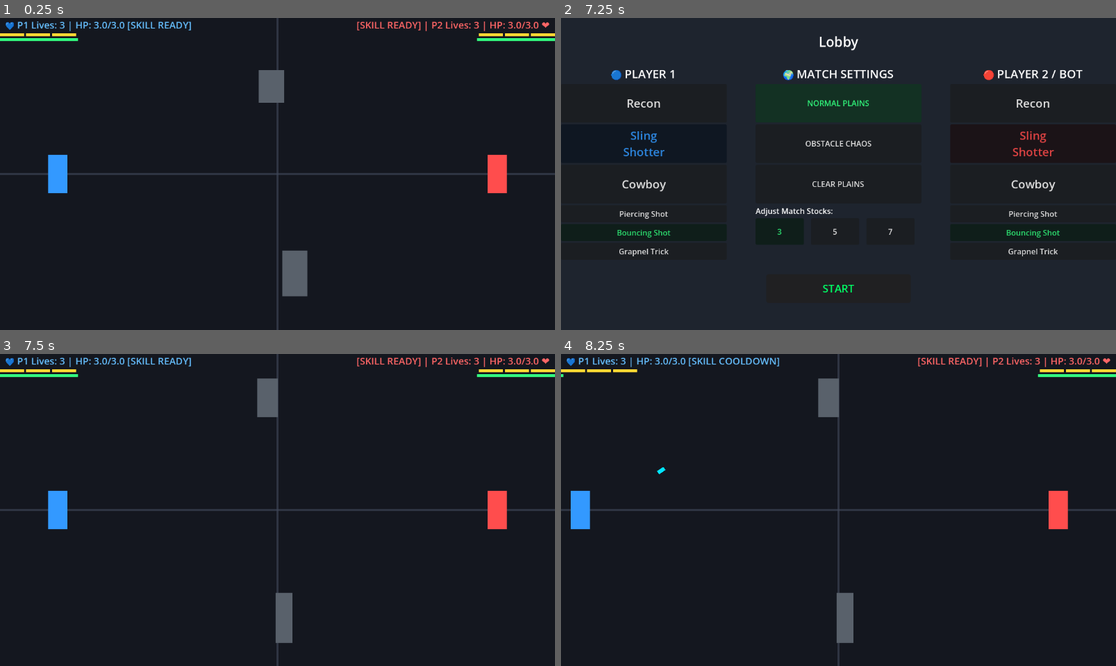
Above: before the commit, frames 1-4 (two rows, left to right).
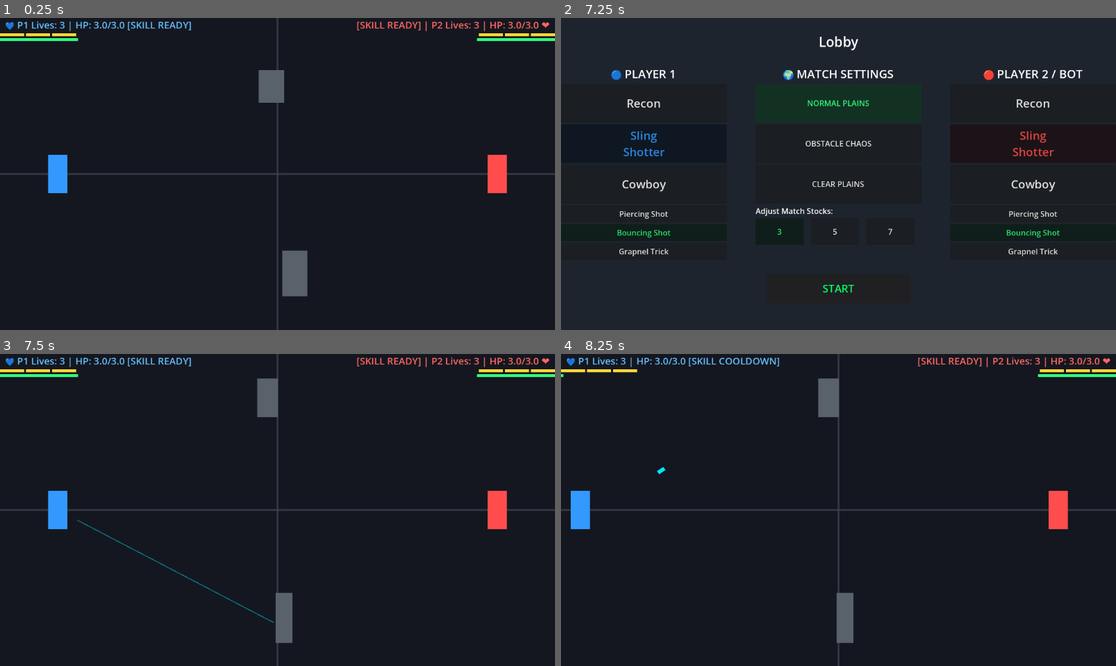
Above: after the commit, the same moments.

Repository: 548778-stack/Little-Duelers
Game: Godot game, scene res://CombatArena.tscn
Two runs of this game, one before a commit and one after it. Both use one fixed random seed, a clock stepped at 60 frames per second and the inputs below. This scene is started directly instead of the project's main scene.
Inputs (mouse positions are in pixels of both pictures, inside the frame that each line leads up to):
- Up to frame 1 (0.25 s): no input
- Up to frame 2 (7.25 s): tap Enter at 0.5 s; move the mouse to (960, 158) at 0.52 s; hold D (move_right) 0.53-1.28 s; hold Middle mouse button (attack_ability) 0.53-1.28 s; move the mouse to (727, 189) at 1.27 s; hold S (move_down) 1.28-2.03 s; tap Middle mouse button (attack_ability) at 1.35, 2.3, 3.05 s; move the mouse to (894, 105) at 2.02 s; press the mouse at (894, 105) at 2.03 s; hold D (move_right) 2.03-2.78 s; tap Space at 2.75 s; move the mouse to (810, 236) at 2.77 s; release the mouse at (810, 236) at 2.78 s; hold W (move_up) 2.78-3.53 s; right-click (810, 236) at 2.85 s; move the mouse to (1005, 220) at 3.52 s; hold A (move_left) 3.53-4.25 s; hold Middle mouse button (attack_ability) 3.53-4.25 s; tap R at 3.6 s; click "Bouncing Shot" at 4.25 s; click "Bouncing Shot" at 5 s; click "NORMAL PLAINS" at 5.75 s; click "NORMAL PLAINS" at 6.5 s
- Up to frame 3 (7.5 s): click "START" at 7.25 s
- Up to frame 4 (8.25 s): tap Enter at 8 s; move the mouse to (672, 463) at 8.02 s; hold A (move_left) from 8.03 s (still down); tap Middle mouse button (attack_ability) at 8.1 s

Frames 1-2 are identical in both runs. In frame 3, 0.2% of the frame differs, in the area x 13-50%, y 53-87%; in frame 4, nothing differs.

Commit message:
Slingshotter Bouncing Shot aim preview (shooter only); Recons Eye bullets fade and vanish after 3s

Diff:
--- a/BasePlayer.gd
+++ b/BasePlayer.gd
@@ -65,6 +65,106 @@
 	else:
 		player_id = 2
 		if has_node("ColorRect"): $ColorRect.color = Color(1.0, 0.3, 0.3)
+
+# --- BOUNCING SHOT AIM PREVIEW (only drawn on the shooter's own screen) ---
+const BOUNCE_MARGIN: float = 15.0      # must match the wall margin in Projectile.gd
+const BOUNCE_COUNT: int = 3            # must match max_bounces in Projectile.gd
+var bounce_preview: Line2D = null
+
+func _process(_delta: float) -> void:
+	_update_bounce_preview()
+
+func _update_bounce_preview() -> void:
+	var show = selected_ability == "Bouncing Shot" and _is_locally_controlled() and _arena_active()
+	if show:
+		var arena = get_parent()
+		show = local_ability_timer >= arena.active_ability_cooldown_time
+	if not show:
+		if bounce_preview: bounce_preview.visible = false
+		return
+
+	if bounce_preview == null:
+		bounce_preview = Line2D.new()
+		bounce_preview.top_level = true          # draw in world coordinates, not relative to the player
+		bounce_preview.width = 2.0
+		bounce_preview.default_color = Color(0.0, 0.9, 1.0, 0.45)
+		bounce_preview.z_index = 5
+		add_child(bounce_preview)
+	bounce_preview.visible = true
+	bounce_preview.global_position = Vector2.ZERO
+	bounce_preview.points = _predict_bounce_path(global_position.direction_to(get_global_mouse_position()))
+
+# Traces the same path Projectile.gd will fly: off the screen edges up to 3 times,
+# stopping early if it would hit an obstacle (non-piercing bullets break on walls).
+func _predict_bounce_path(dir: Vector2) -> PackedVector2Array:
+	var view = get_viewport_rect().size
+	var lo = Vector2(BOUNCE_MARGIN, BOUNCE_MARGIN)
+	var hi = view - lo
+	var pos = global_position + dir.normalized() * 45.0
+	var d = dir.normalized()
+	var points = PackedVector2Array([pos])
+	if d == Vector2.ZERO: return points
+
+	var obstacles: Array[Rect2] = []
+	for child in get_parent().get_children():
+		if String(child.name).begins_with("Obstacle_"):
+			var shape_node = child.get_node_or_null("CollisionShape2D")
+			if shape_node == null:
+				for c in child.get_children():
+					if c is CollisionShape2D: shape_node = c
+			if shape_node and shape_node.shape is RectangleShape2D:
+				var sz = shape_node.shape.size
+				obstacles.append(Rect2(child.global_position - sz / 2.0, sz))
+
+	# The bullet breaks on its 3rd wall hit, so the line ends at the 3rd wall.
+	for i in range(BOUNCE_COUNT):
+		# Distance to the next screen edge
+		var tx = INF
+		var ty = INF
+		if d.x > 0.0: tx = (hi.x - pos.x) / d.x
+		elif d.x < 0.0: tx = (lo.x - pos.x) / d.x
+		if d.y > 0.0: ty = (hi.y - pos.y) / d.y
+		elif d.y < 0.0: ty = (lo.y - pos.y) / d.y
+		var t = max(0.0, min(tx, ty))
+		var next = pos + d * t
+
+		# Stop at the first obstacle in the way
+		var hit_t = INF
+		for r in obstacles:
+			var rt = _segment_rect_hit(pos, next, r.grow(4.0))
+			if rt >= 0.0 and rt < hit_t: hit_t = rt
+		if hit_t != INF:
+			points.append(pos.lerp(next, hit_t))
+			return points
+
+		points.append(next)
+		if i == BOUNCE_COUNT - 1: break
+		if tx <= ty: d.x = -d.x
+		if ty <= tx: d.y = -d.y
+		pos = next
+	return points
+
+# Returns 0..1 along segment a->b where it first enters rect r, or -1 if it misses.
+func _segment_rect_hit(a: Vector2, b: Vector2, r: Rect2) -> float:
+	var d = b - a
+	var t_min = 0.0
+	var t_max = 1.0
+	for axis in [0, 1]:
+		var p = a[axis]
+		var v = d[axis]
+		var mn = r.position[axis]
+		var mx = r.position[axis] + r.size[axis]
+		if abs(v) < 0.00001:
+			if p < mn or p > mx: return -1.0
+		else:
+			var t1 = (mn - p) / v
+			var t2 = (mx - p) / v
+			if t1 > t2:
+				var tmp = t1; t1 = t2; t2 = tmp
+			t_min = max(t_min, t1)
+			t_max = min(t_max, t2)
+			if t_min > t_max: return -1.0
+	return t_min
 
 func _arena_active() -> bool:
 	var arena = get_parent()
@@ -146,6 +246,8 @@
 				_fire("piercing_special", fire_direction)
 			"Marksman":
 				_fire("marksman_normal", fire_direction)
+			"Bouncing Shot":
+				_fire("bouncing_normal", fire_direction)
 			_:
 				_fire("bouncing_normal", fire_direction)
 		local_ability_timer = 0.0
--- a/NetworkManager.gd
+++ b/NetworkManager.gd
@@ -28,7 +28,7 @@
 var _loaded_peers: Dictionary = {}
 
 func _ready() -> void:
-	print("🟢 Little Duelers - perplexity online fix v3 loaded (offline vs AI)")
+	print("🟢 Little Duelers - perplexity online fix v4 loaded (bounce preview, recon eye lifetime)")
 	multiplayer.peer_connected.connect(_on_peer_connected)
 	multiplayer.peer_disconnected.connect(_on_peer_disconnected)
 	multiplayer.connected_to_server.connect(_on_connected_to_server)
--- a/Player.gd
+++ b/Player.gd
@@ -1,4 +1,4 @@
-#perplexity v3
+#perplexity v4
 #cd "S:\My Documents\little-duelers"
 #git add .
 #git commit -m "message"
--- a/Projectile.gd
+++ b/Projectile.gd
@@ -16,6 +16,11 @@
 
 var bounce_count: int = 0
 var max_bounces: int = 3
+
+# Recons Eye (tracking) bullets vanish after this many seconds
+const TRACKING_LIFETIME: float = 3.0
+const FADE_TIME: float = 0.5
+var age: float = 0.0
 
 func set_vector_trajectory(dir_vector: Vector2) -> void:
 	velocity_vector = dir_vector.normalized()
@@ -67,6 +72,15 @@
 	var arena = get_parent()
 	var is_server = multiplayer.is_server()
 	var enemy = _get_enemy()
+
+	# --- Recons Eye lifetime: fade out over the last 0.5 s, then the host removes it ---
+	if damage_type == "tracking_normal":
+		age += delta
+		if age > TRACKING_LIFETIME - FADE_TIME:
+			modulate.a = clampf((TRACKING_LIFETIME - age) / FADE_TIME, 0.0, 1.0)
+		if age >= TRACKING_LIFETIME:
+			if is_server: queue_free()
+			return
 
 	# --- Steering (tracking + marksman), host only; the guest receives the result ---
 	if is_server:
